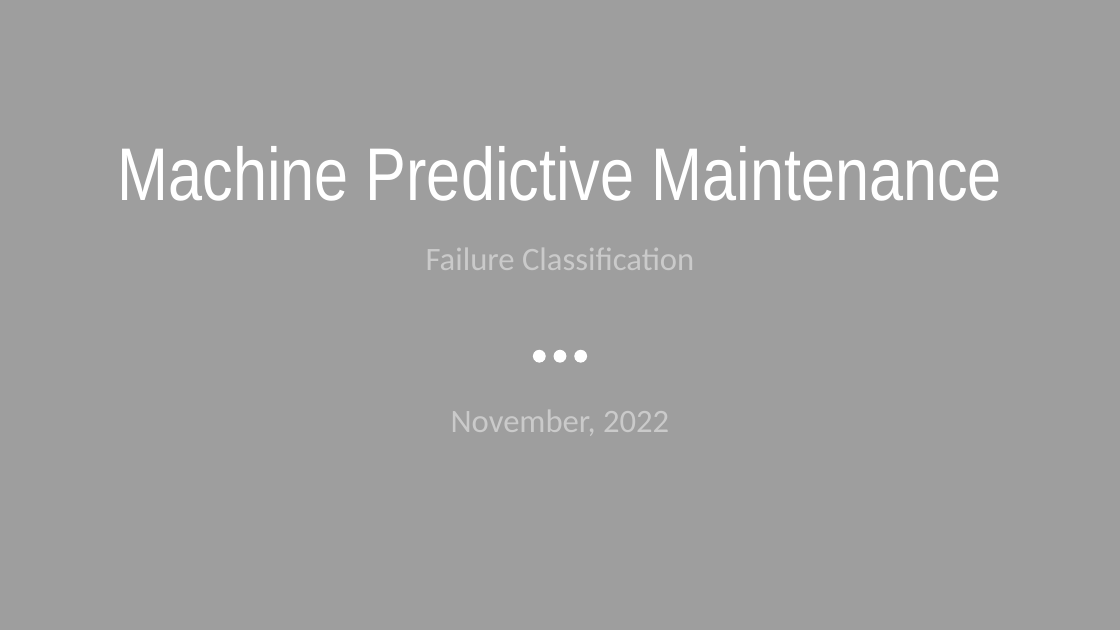
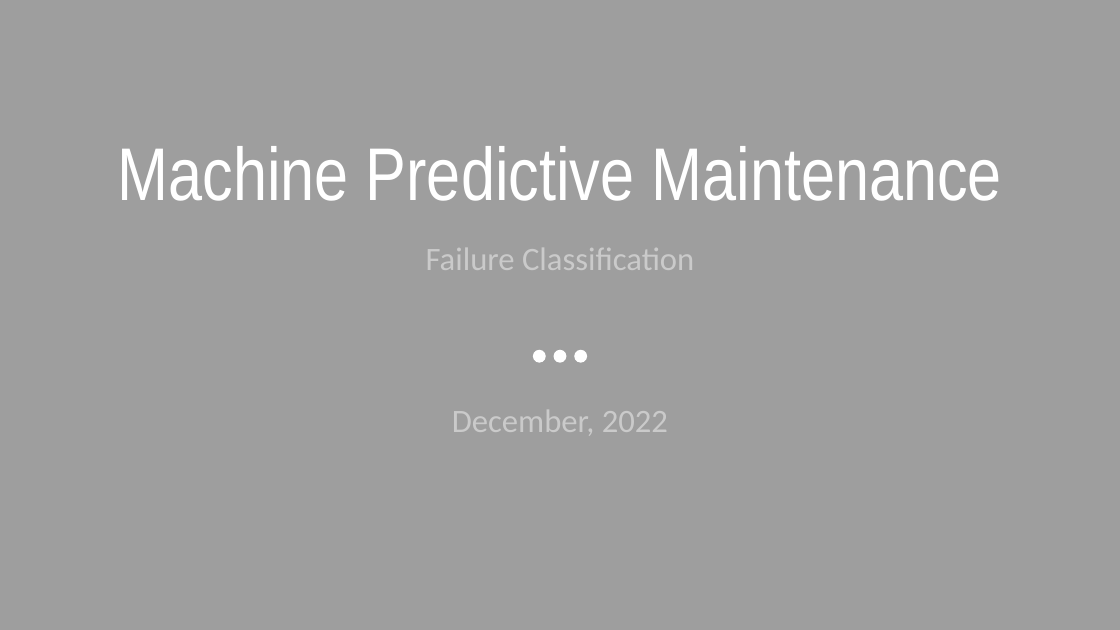
Before and after one commit to tfuger10/Machine-Predictive-Maintenance, a slide deck: slide 1 of Machine-Predictive-Maintenance.pptx. Drawn at 1120x630 pixels with LibreOffice and Linux fonts; fonts in the diff are those of the drawing. Boxes give left, top, right and bottom in pixels: in the first picture for what was removed or moved away, otherwise in the second. Text is boxed around its words. In the diff, an @@ line names an element or a change of style, - is before the commit and + after.

```diff
--- a/Machine-Predictive-Maintenance.pptx
+++ b/Machine-Predictive-Maintenance.pptx
@@ subtitle at bbox=[452, 410, 668, 434]: text changed @@
-November, 2022
+December, 2022
```
Also in this commit, not shown: 5 other slides changed, 3 slides added, 2 slides removed, 4 other files.
